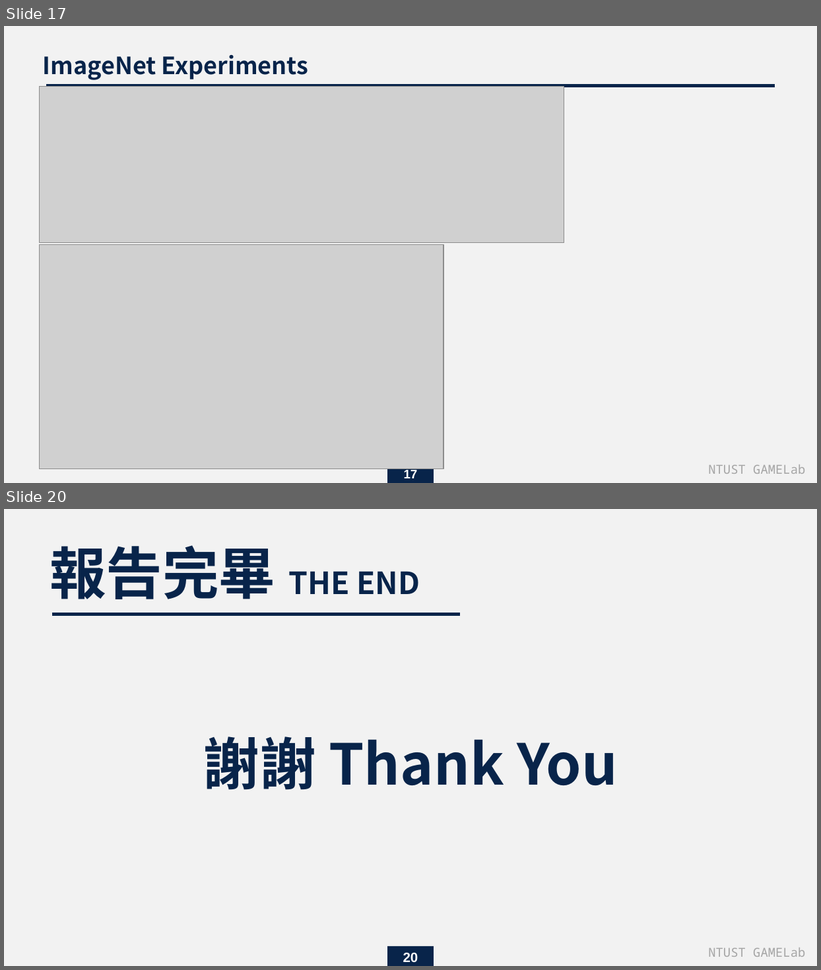
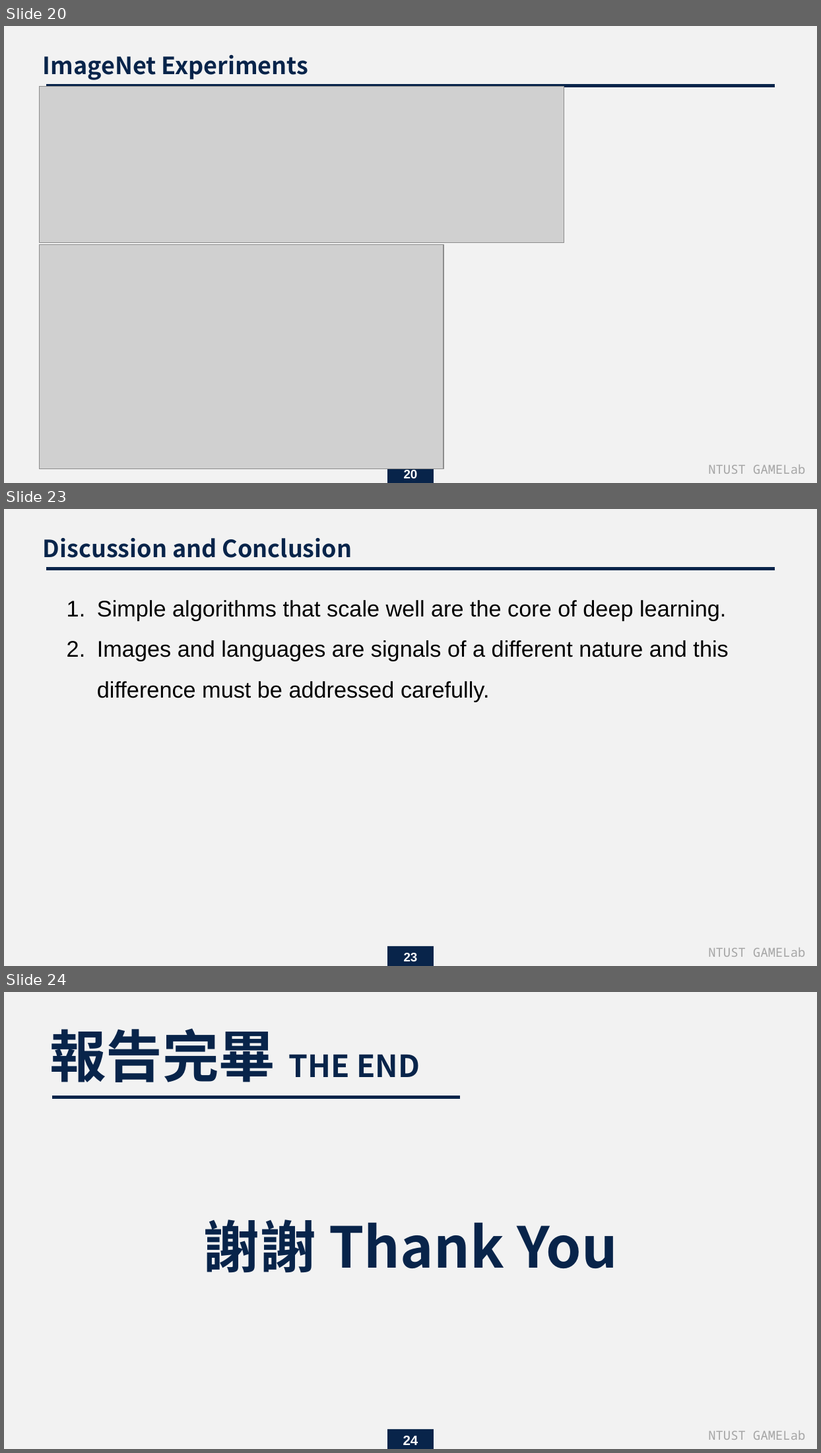
Before and after one commit to endman100/paper-, a slide deck: Masked Autoencoders Are Scalable Vision Learners.pptx. Shown one above the other, each under a label of ours: slides 17 and 20 before the commit, slides 20, 23 and 24 after it; the slides between them are not shown. The pictures are 821x970 and 821x1453 pixels, drawn with LibreOffice and Linux fonts; fonts in the diff are those of the drawing; grey boxes stand for pictures. Boxes give left, top, right and bottom in pixels: in the first picture for what was removed or moved away, otherwise in the second. Text is boxed around its words. In the diff, an @@ line names an element or a change of style, - is before the commit and + after.

```diff
--- a/Masked Autoencoders Are Scalable Vision Learners.pptx
+++ b/Masked Autoencoders Are Scalable Vision Learners.pptx
@@ slide 23 added at bbox=[4, 509, 817, 966], background #F2F2F2 @@
@@ text added at bbox=[43, 538, 352, 558], 21 pt, text #08244A, bold @@
+Discussion and Conclusion
@@ line added from (775, 569) to (46, 569), #08244A 3 pt @@
@@ text added at bbox=[97, 600, 728, 702], 20 pt, text #000000 @@
+1. Simple algorithms that scale well are the core of deep learning.
+2. Images and languages are signals of a different nature and this difference must be addressed carefully.
@@ rectangle added at bbox=[388, 947, 434, 966], fill #08244A @@
@@ page number added at bbox=[404, 953, 418, 962], 11 pt, text #FFFFFF, bold @@
+23
@@ text added at bbox=[708, 948, 805, 957], 11 pt, text #A5A5A5 @@
+NTUST GAMELab
@@ what was slide 17 is now slide 20 @@
@@ page number at bbox=[404, 470, 418, 479]: text changed @@
-17
+20
@@ what was slide 20 is now slide 24 @@
@@ page number at bbox=[403, 1436, 418, 1445]: text changed @@
-20
+24
```
Also in this commit, not shown: 6 slides changed, 3 other slides added, 1 other file.
